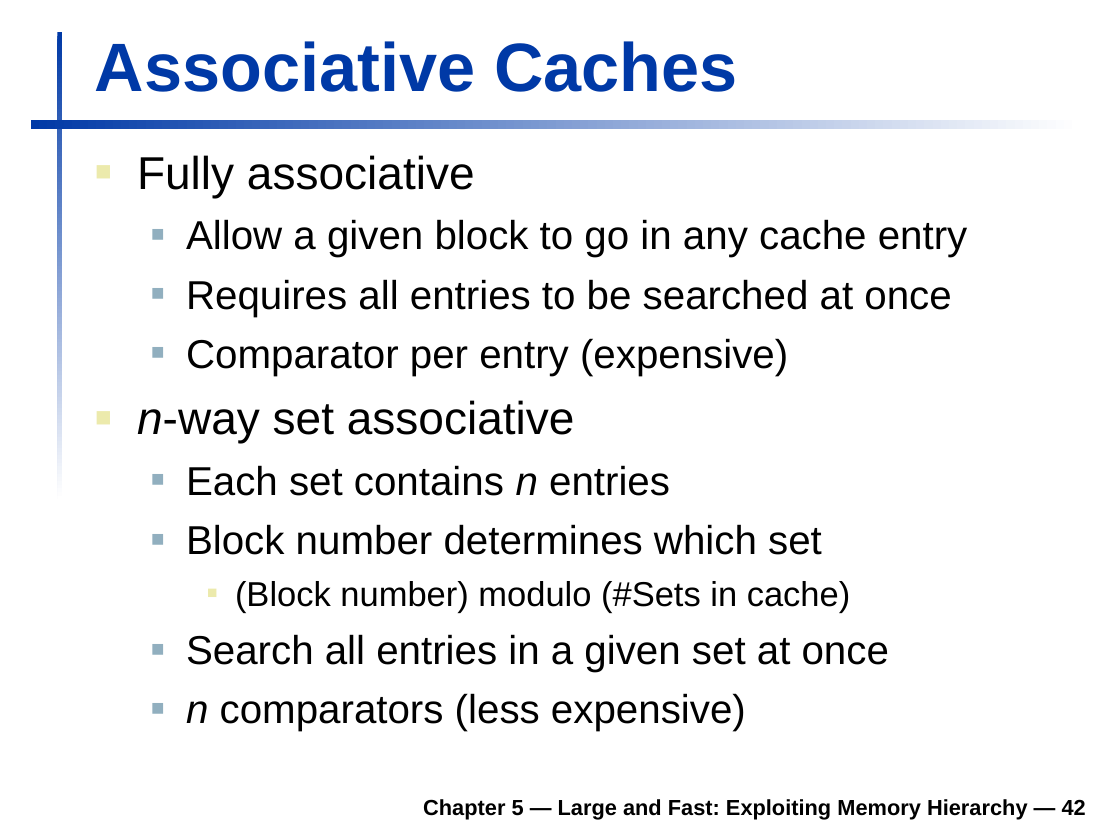
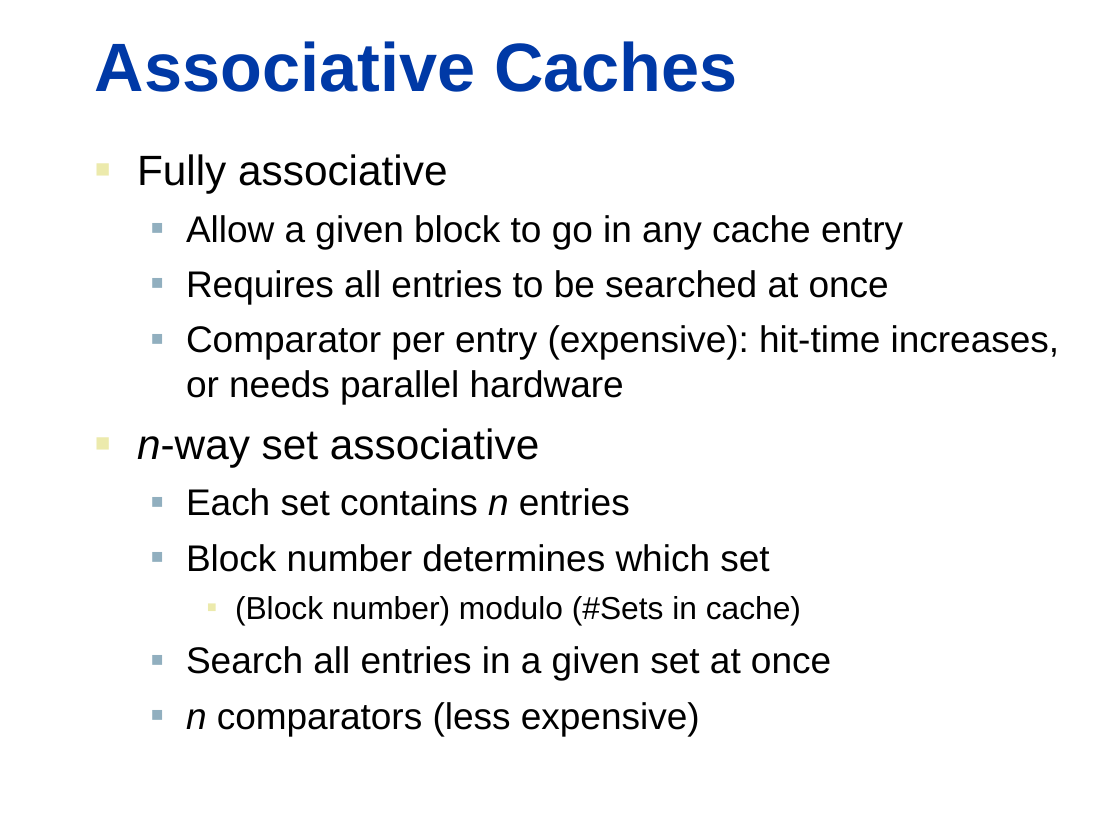
Before and after one commit to TheLethalCode/KGP_Academics, a slide deck: slide 42 of Sem_5/COA/Slides/6_MemoryHieararchy.ppt. Drawn at 1120x840 pixels with LibreOffice and Linux fonts; fonts in the diff are those of the drawing; background and template pictures are left out. Boxes give left, top, right and bottom in pixels: in the first picture for what was removed or moved away, otherwise in the second. Text is boxed around its words. In the diff, an @@ line names an element or a change of style, - is before the commit and + after.

Commit message:
Updated Chapter 6 COA

```diff
--- a/Sem_5/COA/Slides/6_MemoryHieararchy.ppt
+++ b/Sem_5/COA/Slides/6_MemoryHieararchy.ppt
@@ rectangle removed at [57, 31, 62, 498] @@
@@ rectangle removed at [30, 120, 1080, 129] @@
@@ text at [137, 154, 903, 736]: size 29.6 to 27.2 pt in "Fully associative", "n-way set associative"; size 25.9 to 23.8 pt in "Allow a given block to go in ...", "Requires all entries to be searched at ...", "Each set contains n entries", "Block number determines which set" and 2 more places; size 22.2 to 20.4 pt in "(Block number) modulo (#Sets in cache)" @@
@@ text at [186, 325, 1059, 404]: text changed; size 25.9 to 23.8 pt @@
-  ■ Comparator per entry (expensive)
+  ■ Comparator per entry (expensive): hit-time increases, or needs parallel hardware
@@ text removed at [423, 799, 1086, 820] @@
-Chapter 5 — Large and Fast: Exploiting Memory Hierarchy — 42
```
Also in this commit, not shown: 9 other slides changed, 3 slides added, 30 slides removed.
